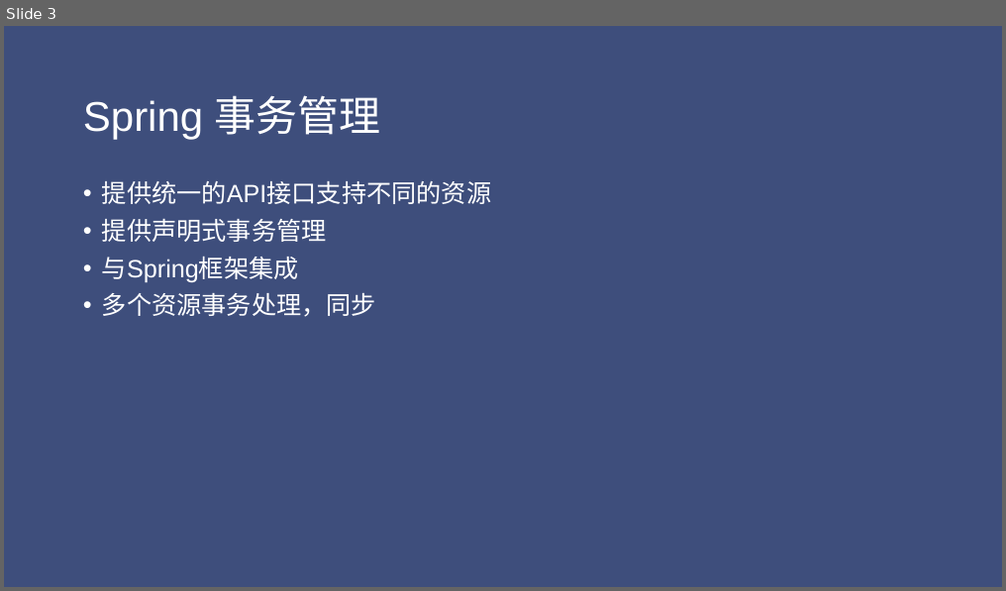
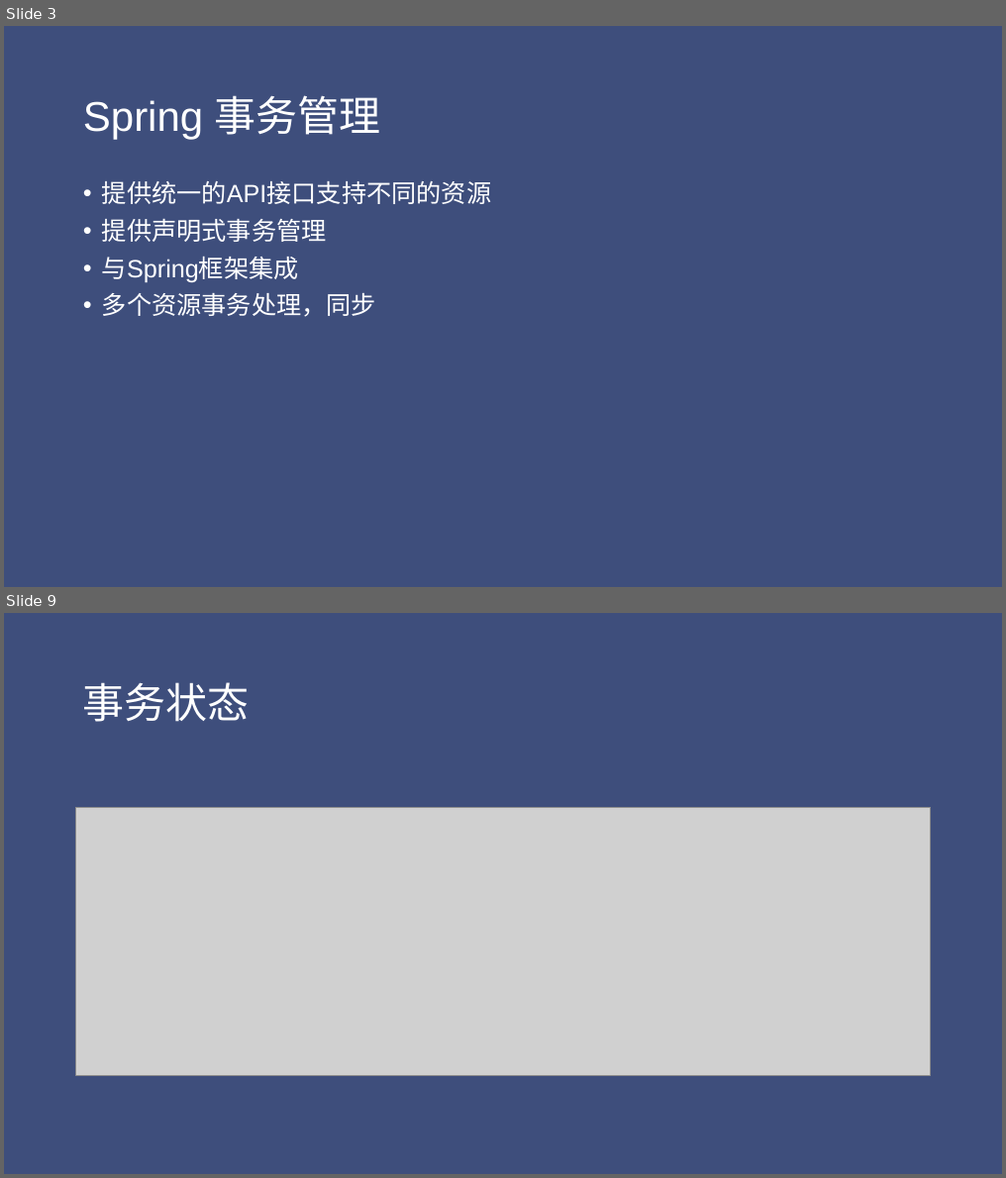
Before and after one commit to jungle0127/ncee, a slide deck: ncee-rest/docs/Spring事务.pptx. Shown one above the other, each under a label of ours: slide 3 before the commit, slides 3 and 9 after it; the slides between them are not shown. The pictures are 1006x591 and 1006x1178 pixels, drawn with LibreOffice and Linux fonts; fonts in the diff are those of the drawing; grey boxes stand for pictures. Boxes give left, top, right and bottom in pixels: in the first picture for what was removed or moved away, otherwise in the second. Text is boxed around its words. In the diff, an @@ line names an element or a change of style, - is before the commit and + after.

```diff
--- a/ncee-rest/docs/Spring事务.pptx
+++ b/ncee-rest/docs/Spring事务.pptx
@@ slide 9 added at (x1=4, y1=613, x2=1002, y2=1174), background #3E4E7C @@
@@ title added at (x1=83, y1=682, x2=250, y2=722), 40 pt, text #FFFFFF @@
+事务状态
@@ picture added at (x1=76, y1=807, x2=931, y2=1075) @@
```
Also in this commit, not shown: 1 slide changed, 6 other slides added.
